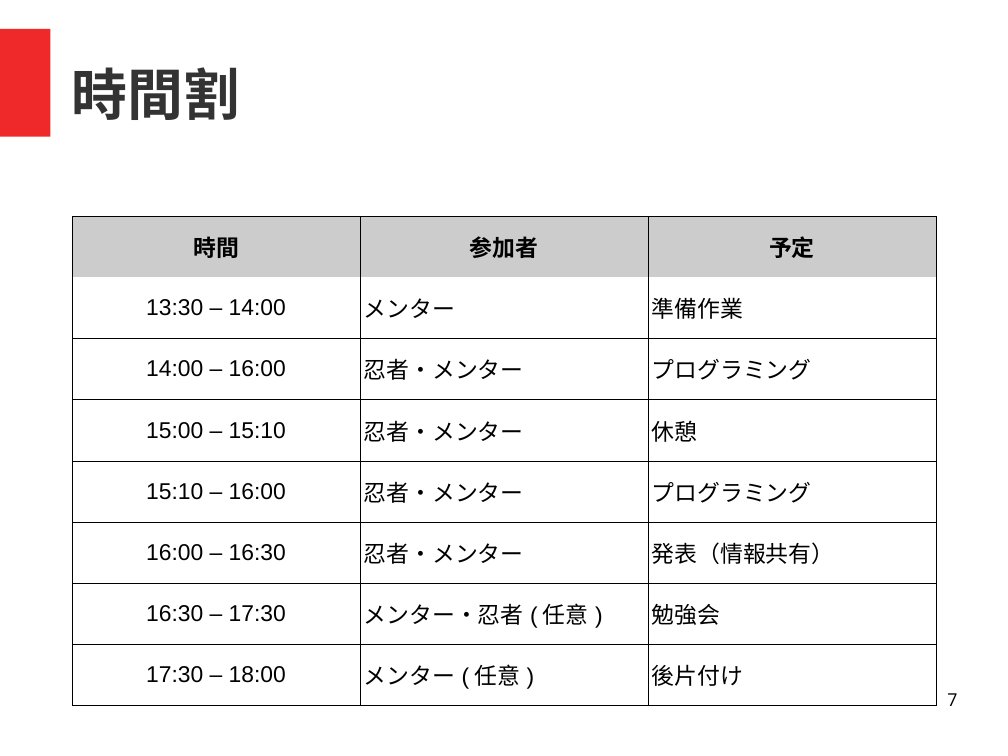
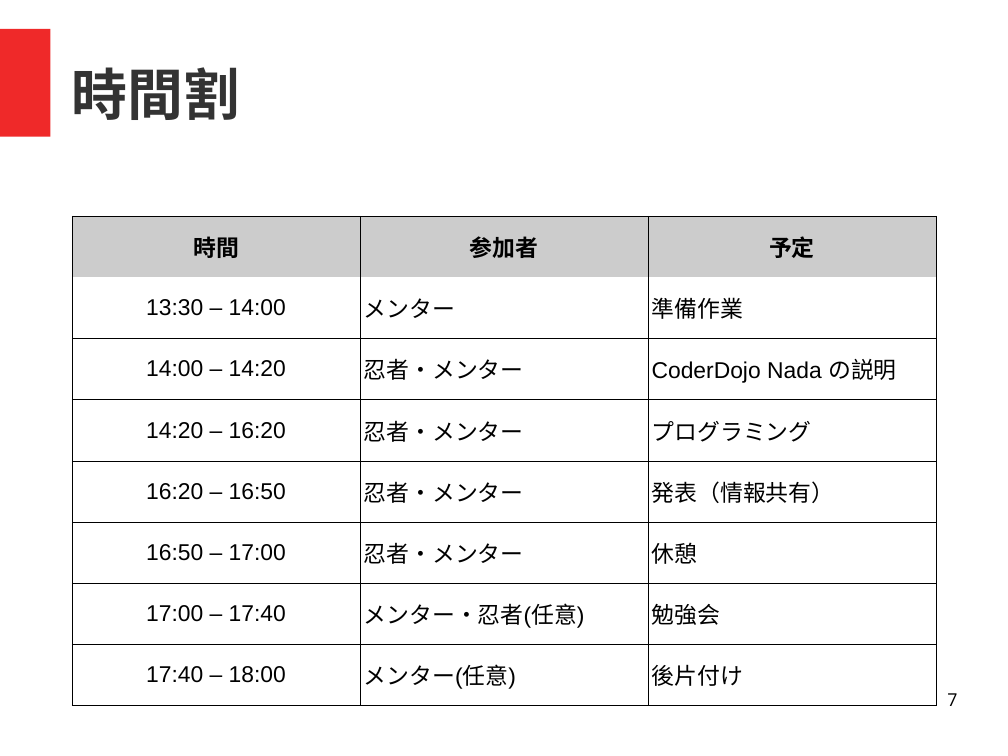
Before and after one commit to coderdojo-nada/resource, a slide deck: slide 7 of guide/coderdojo-nada紹介.odp. Drawn at 1008x756 pixels with LibreOffice and Linux fonts; fonts in the diff are those of the drawing. Boxes give left, top, right and bottom in pixels: in the first picture for what was removed or moved away, otherwise in the second. Text is boxed around its words. In the diff, an @@ line names an element or a change of style, - is before the commit and + after.

```diff
--- a/guide/coderdojo-nada紹介.odp
+++ b/guide/coderdojo-nada紹介.odp
@@ table at (x1=72, y1=216, x2=937, y2=705) @@
-row 3, column 1: 14:00 – 16:00
+row 3, column 1: 14:00 – 14:20
-row 3, column 3: プログラミング
+row 3, column 3: CoderDojo Nada の説明
-row 4, column 1: 15:00 – 15:10
+row 4, column 1: 14:20 – 16:20
-row 4, column 3: 休憩
+row 4, column 3: プログラミング
-row 5, column 1: 15:10 – 16:00
+row 5, column 1: 16:20 – 16:50
-row 5, column 3: プログラミング
+row 5, column 3: 発表（情報共有）
-row 6, column 1: 16:00 – 16:30
+row 6, column 1: 16:50 – 17:00
-row 6, column 3: 発表（情報共有）
+row 6, column 3: 休憩
-row 7, column 1: 16:30 – 17:30
+row 7, column 1: 17:00 – 17:40
-row 8, column 1: 17:30 – 18:00
+row 8, column 1: 17:40 – 18:00
```
Also in this commit, not shown: 1 other slide changed, 2 other files.
